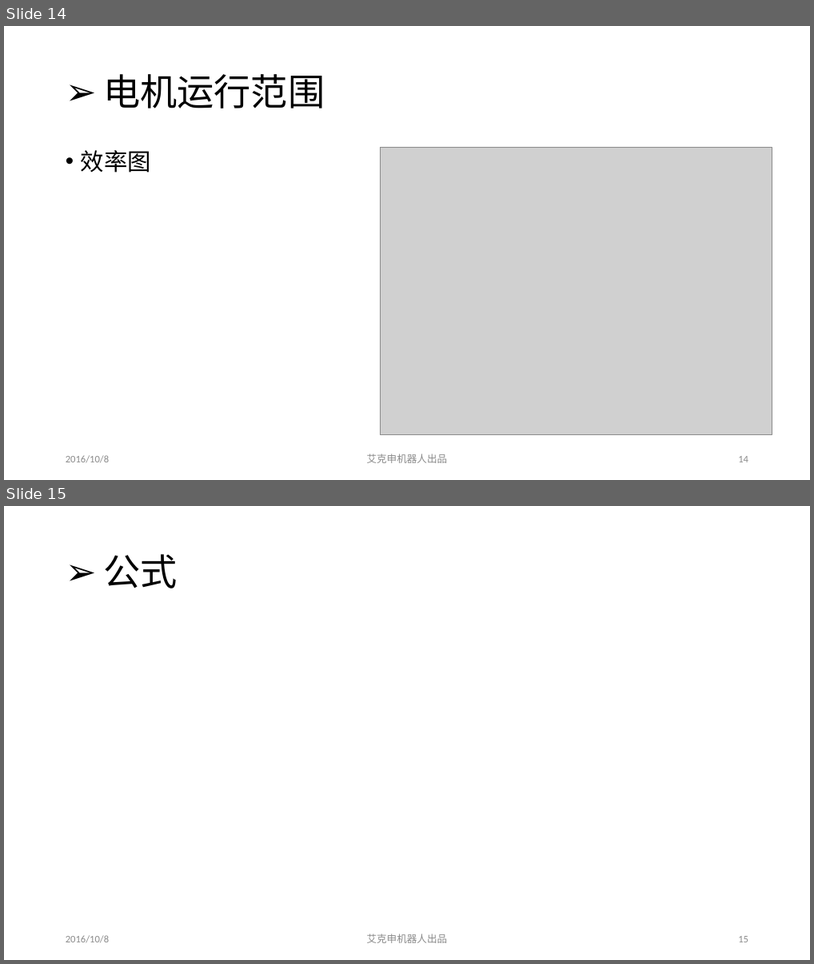
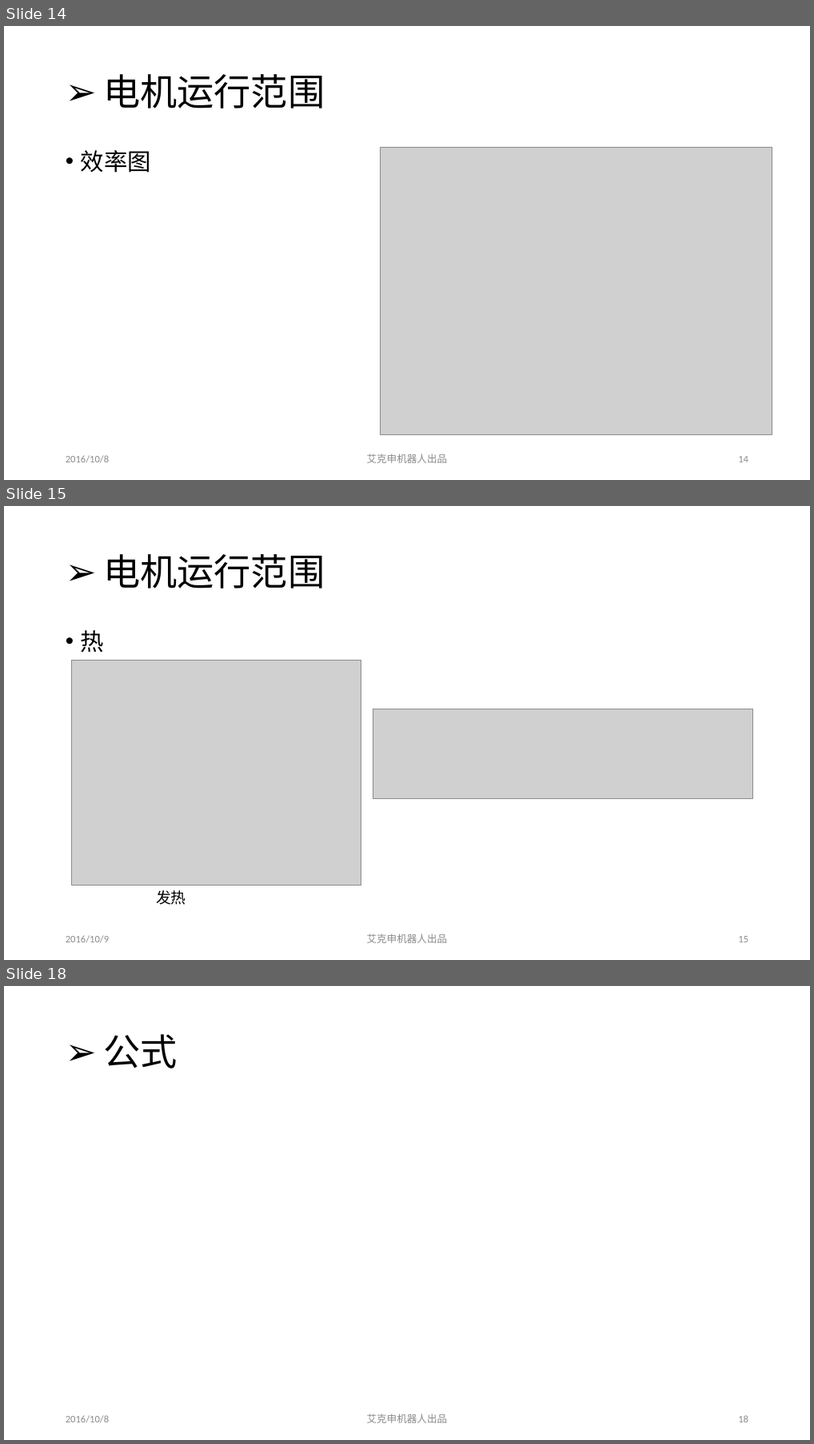
Before and after one commit to action-robot/MotionSDK, a slide deck: Doc/电机手册讲解.pptx. Shown one above the other, each under a label of ours: slides 14 and 15 before the commit, slides 14, 15 and 18 after it; the slides between them are not shown. The pictures are 814x964 and 814x1444 pixels, drawn with LibreOffice and Linux fonts; fonts in the diff are those of the drawing; grey boxes stand for pictures; background and template pictures are left out. Boxes give left, top, right and bottom in pixels: in the first picture for what was removed or moved away, otherwise in the second. Text is boxed around its words. In the diff, an @@ line names an element or a change of style, - is before the commit and + after.

```diff
--- a/Doc/电机手册讲解.pptx
+++ b/Doc/电机手册讲解.pptx
@@ slide 15 added at bbox=[4, 506, 810, 960], background #FFFFFF @@
@@ title added at bbox=[103, 554, 325, 588], 44 pt, text #000000 @@
+➢ 电机运行范围
@@ text added at bbox=[81, 630, 104, 652], 28 pt, text #000000 @@
+• 热
@@ picture added at bbox=[71, 660, 362, 884] @@
@@ picture added at bbox=[374, 709, 754, 799] @@
@@ text added at bbox=[156, 890, 186, 904], 18 pt, text #000000 @@
+发热
@@ text added at bbox=[66, 935, 109, 943], 12 pt, text #8C8C8C @@
+2016/10/9
@@ text added at bbox=[367, 933, 448, 943], 12 pt, text #8C8C8C @@
+艾克申机器人出品
@@ page number added at bbox=[738, 936, 749, 942], 12 pt, text #8C8C8C @@
+15
@@ what was slide 15 is now slide 18 @@
```
Also in this commit, not shown: 6 other slides added, 4 other files.
